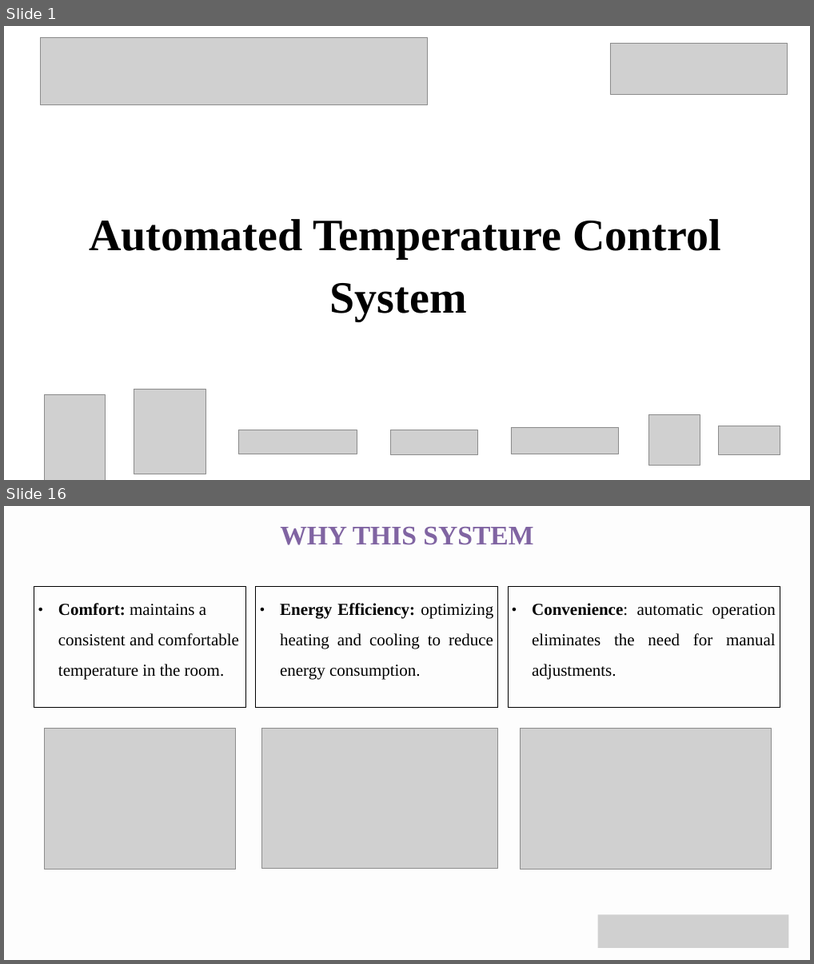
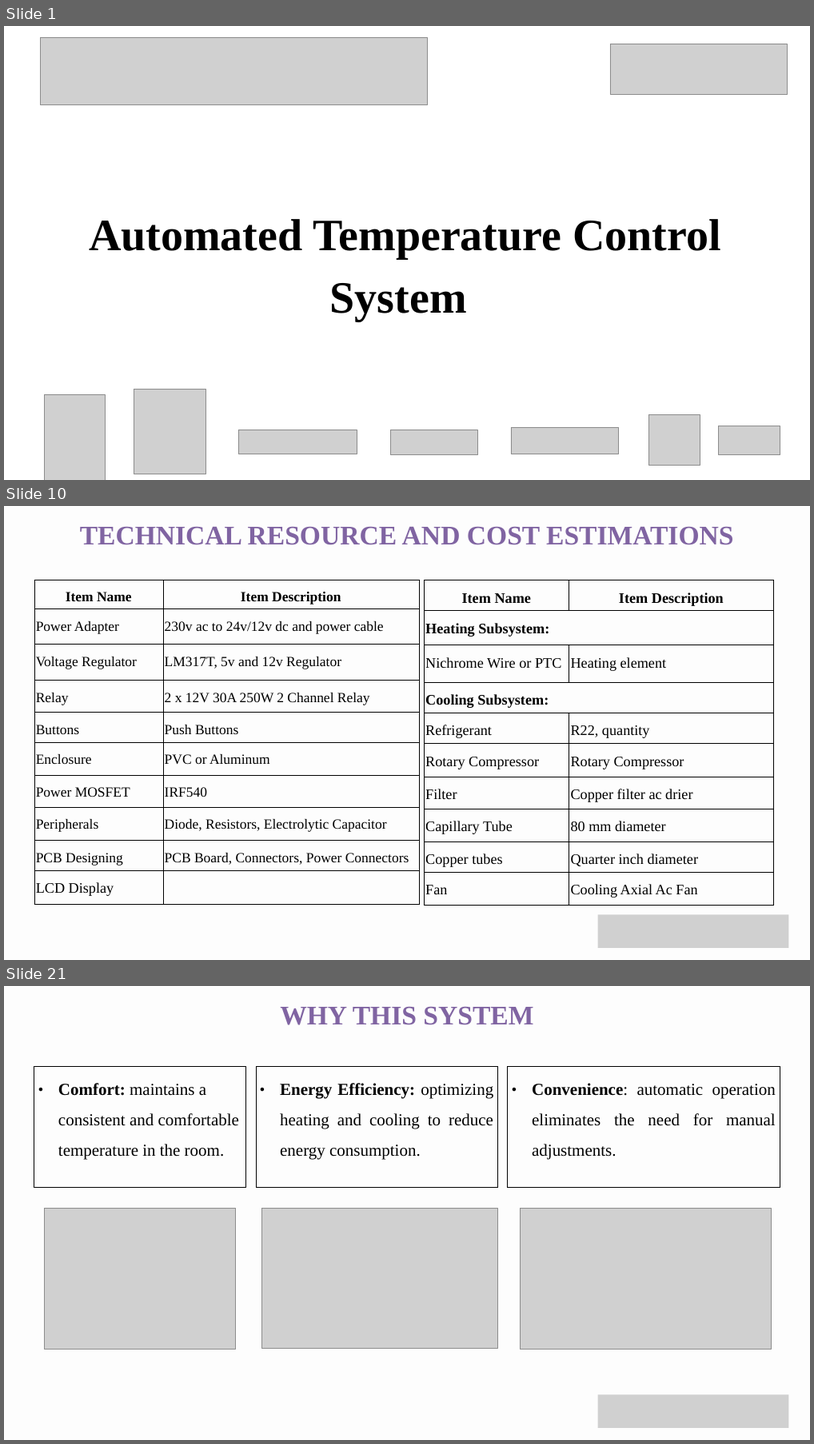
Before and after one commit to arc1o1/Automated_Temperature_Control_System, a slide deck: 02_documentation/Automated_Temperature_Control_System_GIP_Project_Implementation_Presentation.pptx. Shown one above the other, each under a label of ours: slides 1 and 16 before the commit, slides 1, 10 and 21 after it; the slides between them are not shown. The pictures are 814x964 and 814x1444 pixels, drawn with LibreOffice and Linux fonts; fonts in the diff are those of the drawing; grey boxes stand for pictures. Boxes give left, top, right and bottom in pixels: in the first picture for what was removed or moved away, otherwise in the second. Text is boxed around its words. In the diff, an @@ line names an element or a change of style, - is before the commit and + after.

```diff
--- a/02_documentation/Automated_Temperature_Control_System_GIP_Project_Implementation_Presentation.pptx
+++ b/02_documentation/Automated_Temperature_Control_System_GIP_Project_Implementation_Presentation.pptx
@@ slide 10 added at [4, 506, 810, 960], background #FDFDFD @@
@@ text added at [80, 527, 734, 545], 48 pt, text #8064A2, bold @@
+TECHNICAL RESOURCE AND COST ESTIMATIONS
@@ table added at [34, 580, 419, 899], 10 rows, 2 columns @@
+Item Name | Item Description
+Power Adapter | 230v ac to 24v/12v dc and power cable
+Voltage Regulator | LM317T, 5v and 12v Regulator
+Relay | 2 x 12V 30A 250W 2 Channel Relay
+Buttons | Push Buttons
+Enclosure | PVC or Aluminum
+Power MOSFET | IRF540
+Peripherals | Diode, Resistors, Electrolytic Capacitor
+PCB Designing | PCB Board, Connectors, Power Connectors
+LCD Display | 
@@ table added at [424, 580, 774, 908], 10 rows, 2 columns @@
+Item Name | Item Description
+Heating Subsystem: | 
+Nichrome Wire or PTC | Heating element
+Cooling Subsystem: | 
+Refrigerant | R22, quantity
+Rotary Compressor | Rotary Compressor
+Filter | Copper filter ac drier
+Capillary Tube | 80 mm diameter
+Copper tubes | Quarter inch diameter
+Fan | Cooling Axial Ac Fan
@@ picture added at [598, 915, 789, 948] @@
@@ what was slide 16 is now slide 21 @@
```
Also in this commit, not shown: 8 slides changed, 11 other slides added, 7 slides removed, 4 other files.
